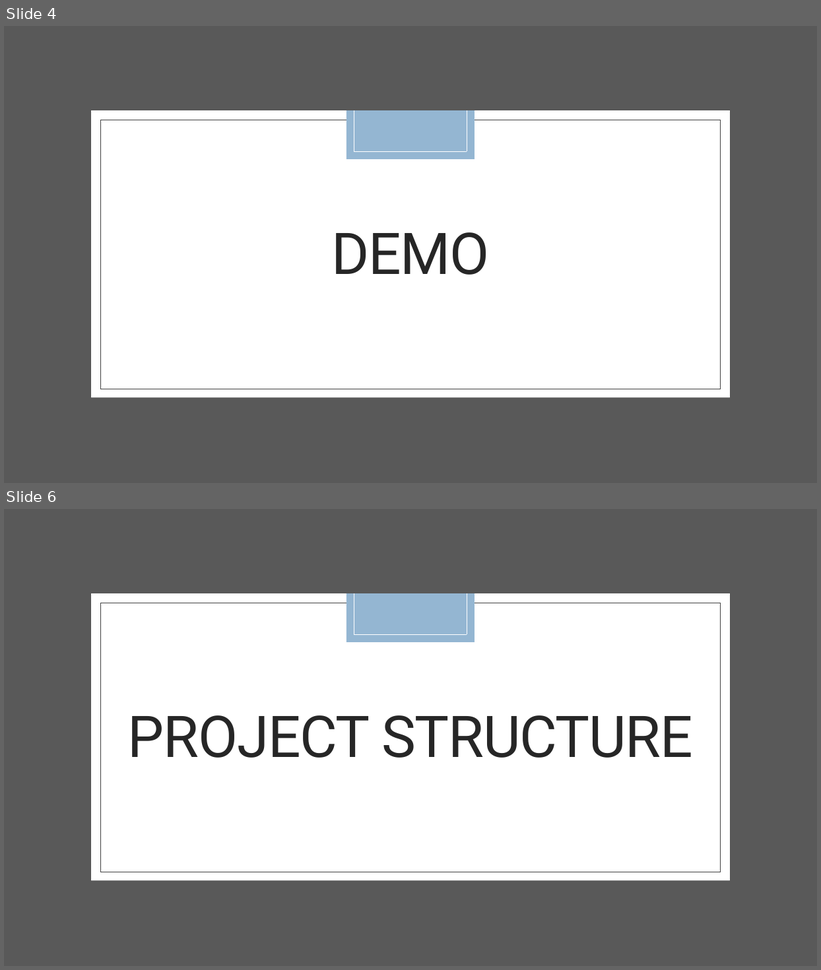
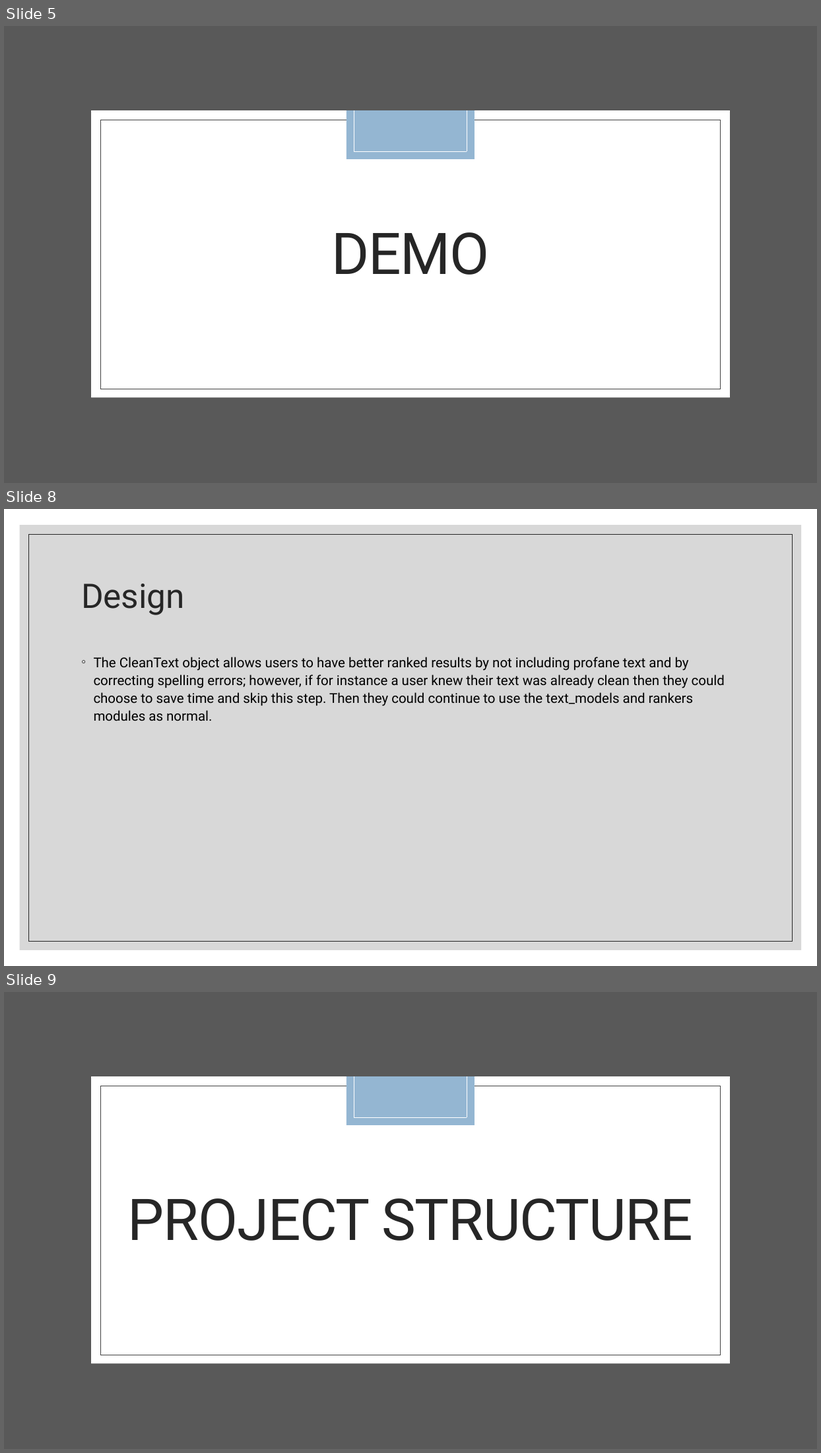
Before and after one commit to NalaniKai/TextSimilarity, a slide deck: docs/Text Similarity.pptx. Shown one above the other, each under a label of ours: slides 4 and 6 before the commit, slides 5, 8 and 9 after it; the slides between them are not shown. The pictures are 821x970 and 821x1453 pixels, drawn with LibreOffice and Linux fonts; fonts in the diff are those of the drawing. Boxes give left, top, right and bottom in pixels: in the first picture for what was removed or moved away, otherwise in the second. Text is boxed around its words. In the diff, an @@ line names an element or a change of style, - is before the commit and + after.

Commit message:
Updated readme, ppt, requirements, and rankers

```diff
--- a/docs/Text Similarity.pptx
+++ b/docs/Text Similarity.pptx
@@ slide 8 added at (4, 509, 817, 966), background #FFFFFF @@
@@ rectangle added at (20, 525, 802, 951), fill #BFBFBF at 60% opacity @@
@@ rectangle added at (29, 534, 793, 941), outline #262626 0.5 pt @@
@@ title added at (81, 584, 185, 615), 40 pt, text #262626 @@
+Design
@@ text added at (94, 657, 725, 721), 16 pt, text #000000 @@
+◦ The CleanText object allows users to have better ranked results by not including profane text and by correcting spelling errors; however, if for instance a user knew their text was already clean then they could choose to save time and skip this step. Then they could continue to use the text_models and rankers modules as normal.
@@ what was slide 4 is now slide 5 @@
@@ what was slide 6 is now slide 9 @@
```
Also in this commit, not shown: 2 slides changed, 4 other slides added, 2 slides removed, 3 other files.
